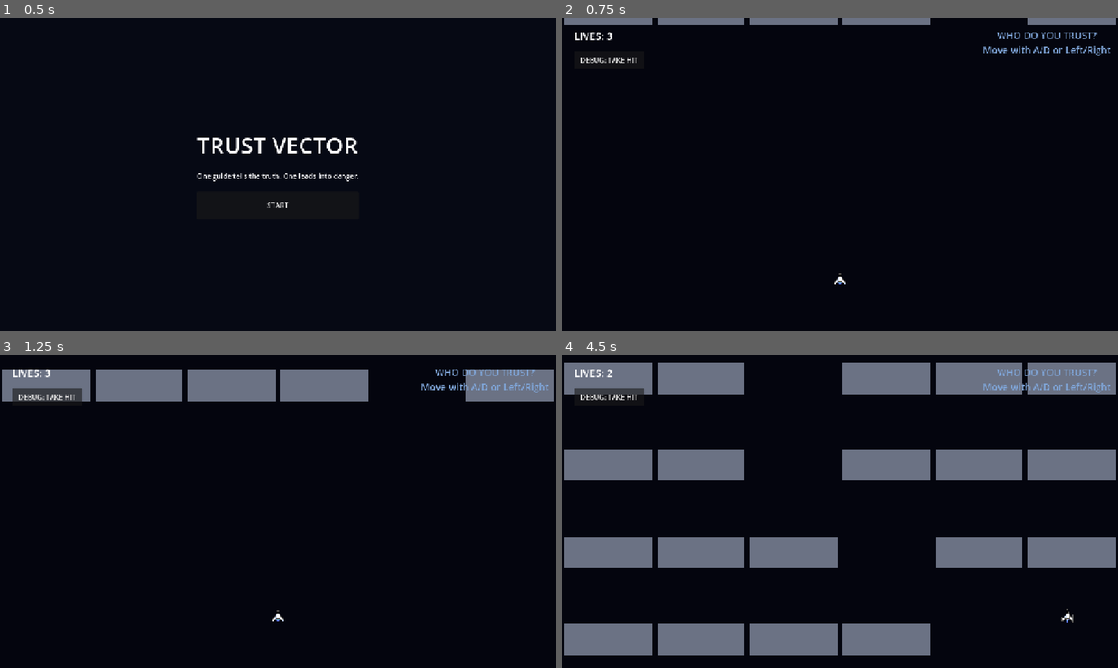
Above: before the commit, frames 1-4 (two rows, left to right).
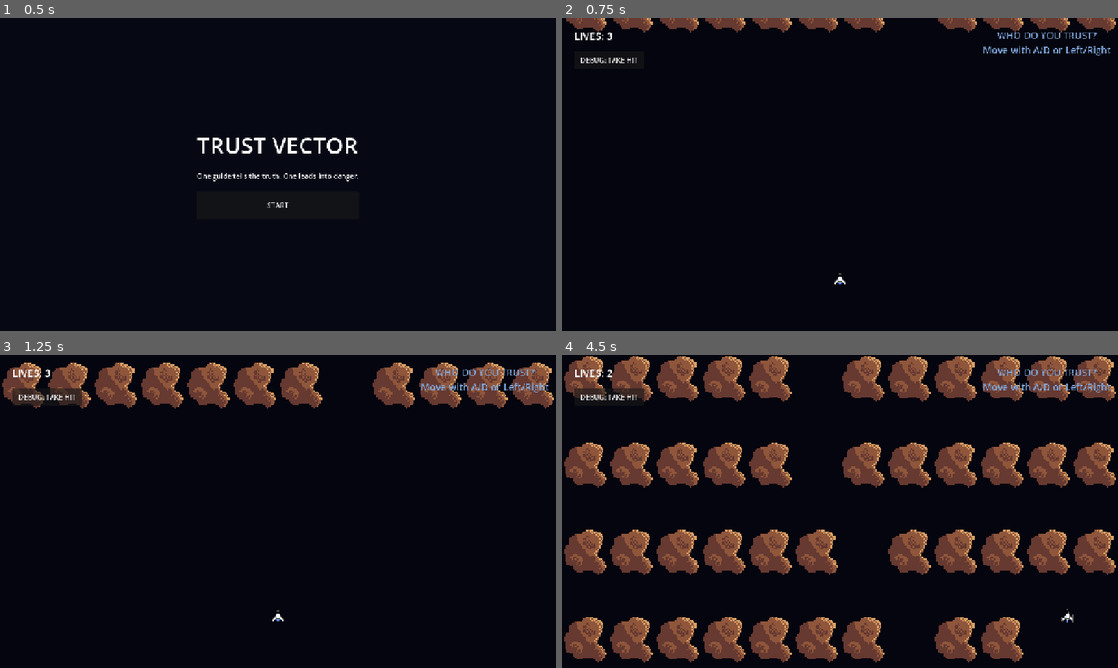
Above: after the commit, the same moments.

Repository: SkylaneGames/brackeys-2026-2
Game: Godot game, scene res://scenes/ui/title_screen.tscn
Two runs of this game, one before a commit and one after it. Both use one fixed random seed, a clock stepped at 60 frames per second and the inputs below.
Inputs:
- Up to frame 1 (0.5 s): no input
- Up to frame 2 (0.75 s): click "START" at 0.5 s
- Up to frame 3 (1.25 s): no input
- Up to frame 4 (4.5 s): hold D (move_right) 1.28-2.03 s; hold A (move_left) 2.03-2.78 s; hold D (move_right) 2.78-4.28 s; hold A (move_left) from 4.28 s (still down)

Frame 1 is identical in both runs. In frame 2, 2.8% of the frame differs, in the area x 0-100%, y 0-5%; in frame 3, 10%; in frame 4, 39%, in the area x 0-100%, y 0-99%.

Commit message:
Update asteroids

Diff:
--- a/src/scenes/asteroids/asteroid.tscn
+++ b/src/scenes/asteroids/asteroid.tscn
@@ -1,6 +1,7 @@
 [gd_scene format=3 uid="uid://co1ifmdmpkc6m"]
 
 [ext_resource type="Script" uid="uid://rt4s3nyucclk" path="res://scripts/asteroids/asteroid.gd" id="1_asteroid"]
+[ext_resource type="Texture2D" uid="uid://bv1mc18j27d7b" path="res://assets/sprites/asteroid_1.png" id="2_nxpf8"]
 
 [sub_resource type="RectangleShape2D" id="RectangleShape2D_asteroid"]
 size = Vector2(112, 72)
@@ -10,9 +11,9 @@
 input_pickable = false
 script = ExtResource("1_asteroid")
 
-[node name="Box" type="Polygon2D" parent="." unique_id=185559610]
-color = Color(0.42, 0.45, 0.52, 1)
-polygon = PackedVector2Array(-56, -36, 56, -36, 56, 36, -56, 36)
+[node name="Sprite2D" type="Sprite2D" parent="." unique_id=1328619706]
+scale = Vector2(3.5, 3.5)
+texture = ExtResource("2_nxpf8")
 
 [node name="CollisionShape2D" type="CollisionShape2D" parent="." unique_id=908428376]
 shape = SubResource("RectangleShape2D_asteroid")
--- a/src/scenes/levels/asteroid_level.tscn
+++ b/src/scenes/levels/asteroid_level.tscn
@@ -7,6 +7,7 @@
 [node name="AsteroidLevel" type="Node2D" unique_id=2096419723]
 script = ExtResource("1")
 asteroid_scene = ExtResource("3")
+lane_count = 12
 row_spacing = 200.0
 player_scene = ExtResource("2")
 
--- a/src/scripts/levels/asteroid_level.gd
+++ b/src/scripts/levels/asteroid_level.gd
@@ -3,7 +3,7 @@
 const LANE_OFFSETS: Array[int] = [-1, 0, 1]
 
 @export var asteroid_scene: PackedScene
-@export_range(5, 7) var lane_count := 6
+@export_range(5, 20) var lane_count := 6
 @export_range(1.0, 1000.0) var asteroid_fall_speed := 180.0
 @export_range(80.0, 400.0) var row_spacing := 150.0
 
@@ -39,7 +39,7 @@
 			continue
 		var asteroid := asteroid_scene.instantiate() as Asteroid
 		asteroid.position = Vector2((lane + 0.5) * lane_width, -50.0)
-		asteroid.scale.x = (lane_width - 12.0) / 112.0
+		# asteroid.scale.x = (lane_width - 12.0) / 112.0
 		asteroid.fall_speed = asteroid_fall_speed
 		asteroids.add_child(asteroid)
 
